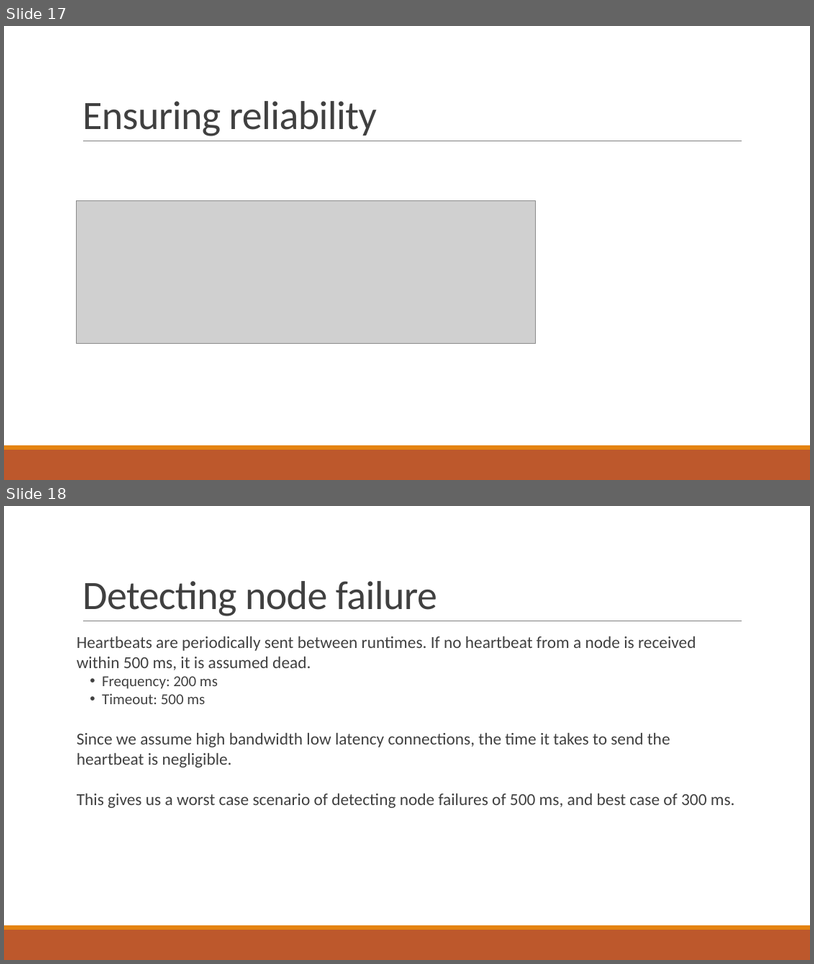
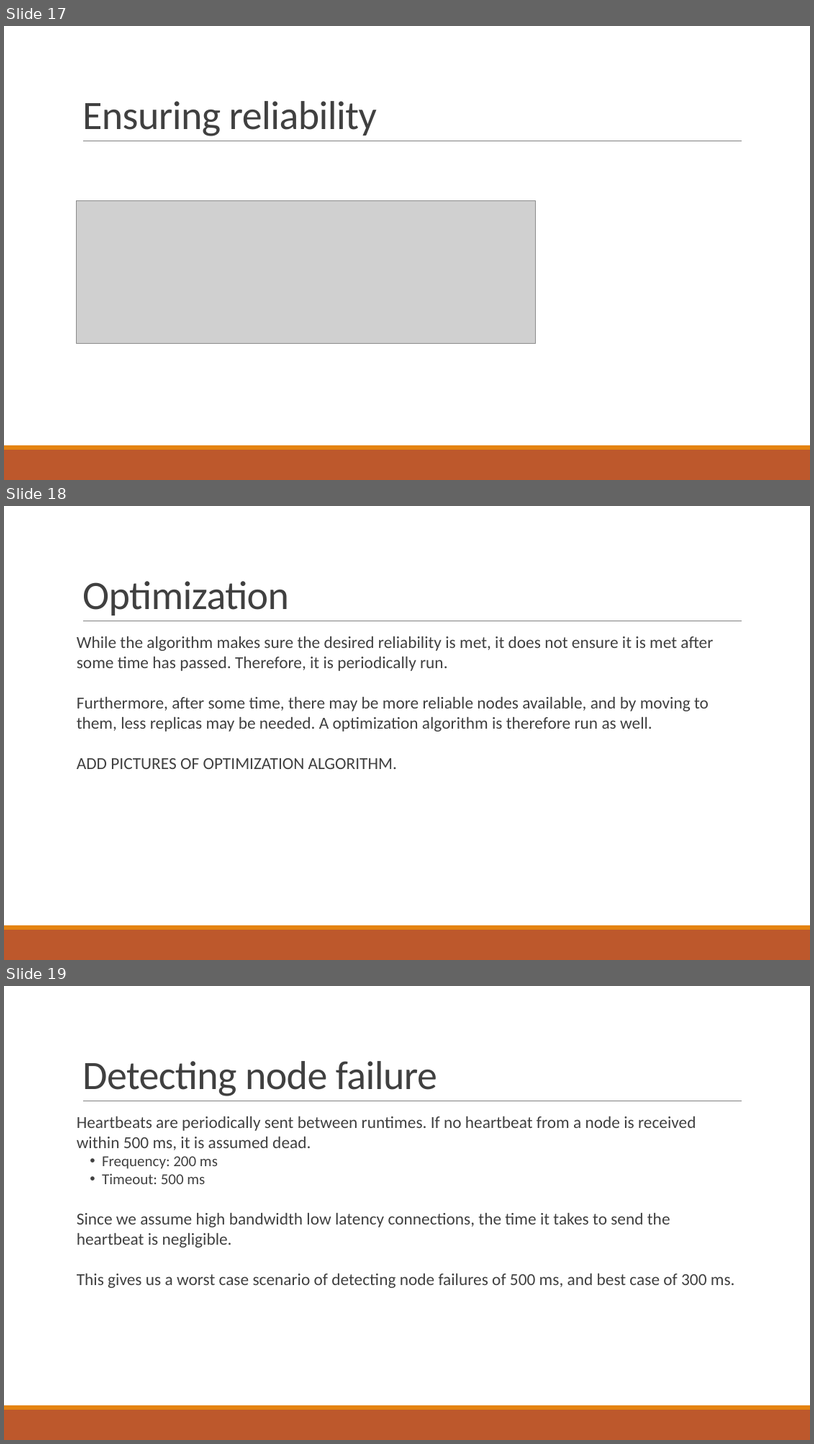
Before and after one commit to PStahl/master_thesis, a slide deck: presentation/presentation.pptx. Shown one above the other, each under a label of ours: slides 17 and 18 before the commit, slides 17, 18 and 19 after it. The pictures are 814x964 and 814x1444 pixels, drawn with LibreOffice and Linux fonts; fonts in the diff are those of the drawing; grey boxes stand for pictures. Boxes give left, top, right and bottom in pixels: in the first picture for what was removed or moved away, otherwise in the second. Text is boxed around its words. In the diff, an @@ line names an element or a change of style, - is before the commit and + after.

```diff
--- a/presentation/presentation.pptx
+++ b/presentation/presentation.pptx
@@ slide 18 added at (4, 506, 810, 960), background #FFFFFF; not listed: 3 template elements that a slide beside it also shows @@
@@ title added at (82, 581, 289, 615), 48 pt, text #404040 @@
+Optimization
@@ text added at (77, 636, 713, 769), 20 pt, text #404040 @@
+While the algorithm makes sure the desired reliability is met, it does not ensure it is met after some time has passed. Therefore, it is periodically run.
+Furthermore, after some time, there may be more reliable nodes available, and by moving to them, less replicas may be needed. A optimization algorithm is therefore run as well.
+ADD PICTURES OF OPTIMIZATION ALGORITHM.
@@ what was slide 18 is now slide 19 @@
```
Also in this commit, not shown: 1 slide changed.
